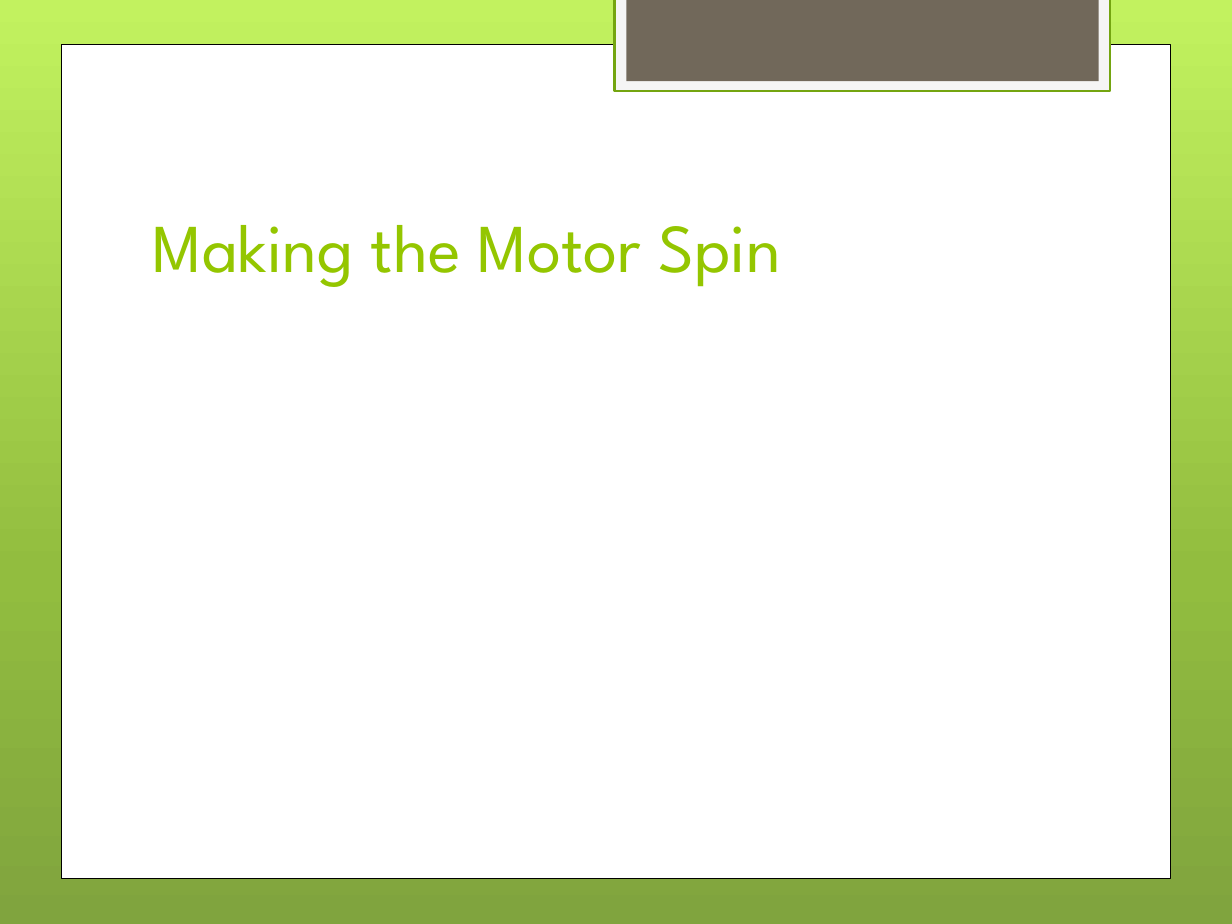
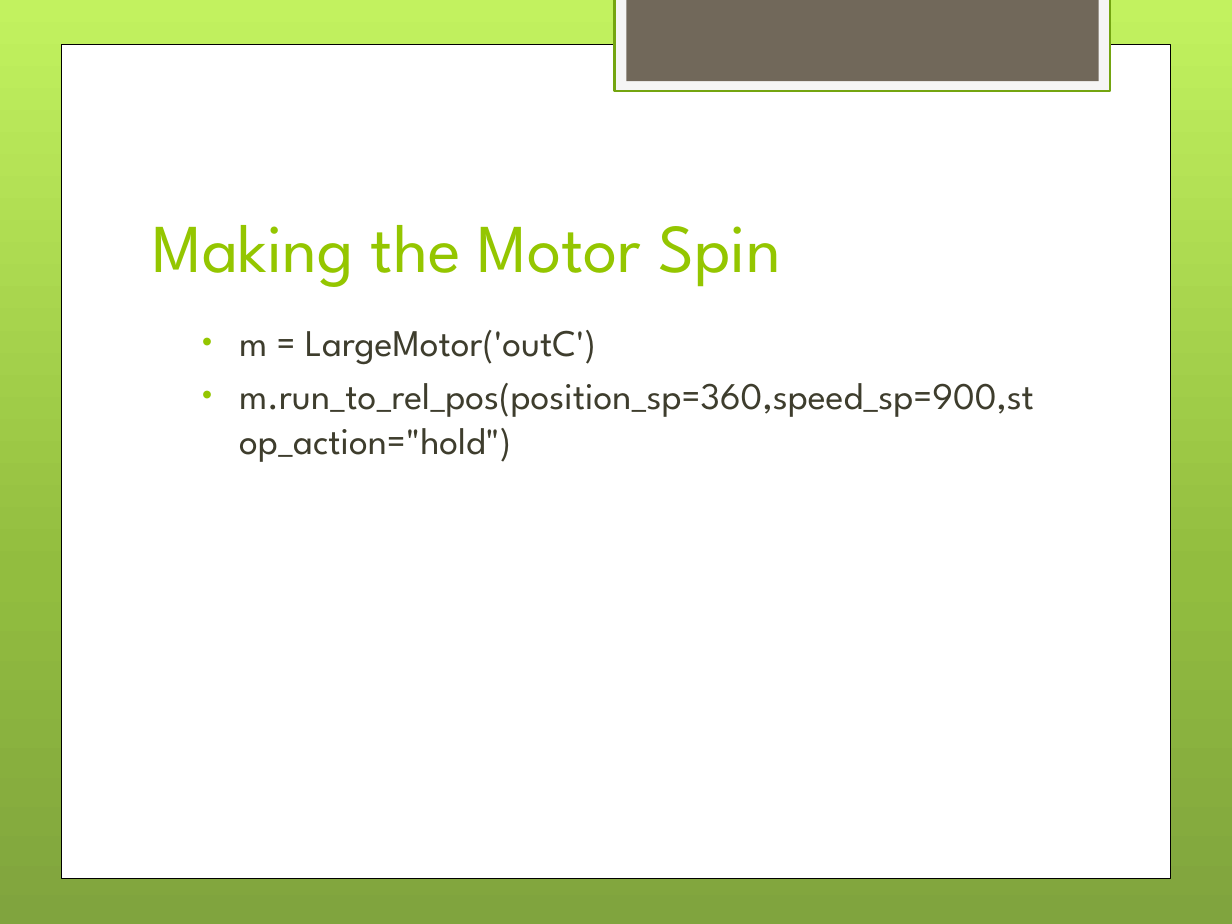
Before and after one commit to drahmel/el-segundo-girl-scouts-robotics-2017, a slide deck: slide 3 of meeting-3-conditionals-motor/Girl Scouts LEGO Robotics - Meeting 3 - Conditionals.pptx. Drawn at 1232x924 pixels with LibreOffice and Linux fonts; fonts in the diff are those of the drawing; background and template pictures are left out. Boxes give left, top, right and bottom in pixels: in the first picture for what was removed or moved away, otherwise in the second. Text is boxed around its words. In the diff, an @@ line names an element or a change of style, - is before the commit and + after.

Commit message:
DJR:Added motor basic code

```diff
--- a/meeting-3-conditionals-motor/Girl Scouts LEGO Robotics - Meeting 3 - Conditionals.pptx
+++ b/meeting-3-conditionals-motor/Girl Scouts LEGO Robotics - Meeting 3 - Conditionals.pptx
@@ text added at bbox=[239, 330, 1034, 462], 22 pt, text #3E3D2D @@
+  • m = LargeMotor('outC')
+  • m.run_to_rel_pos(position_sp=360,speed_sp=900,stop_action="hold")
```
Also in this commit, not shown: 3 other slides changed, 3 other files.
